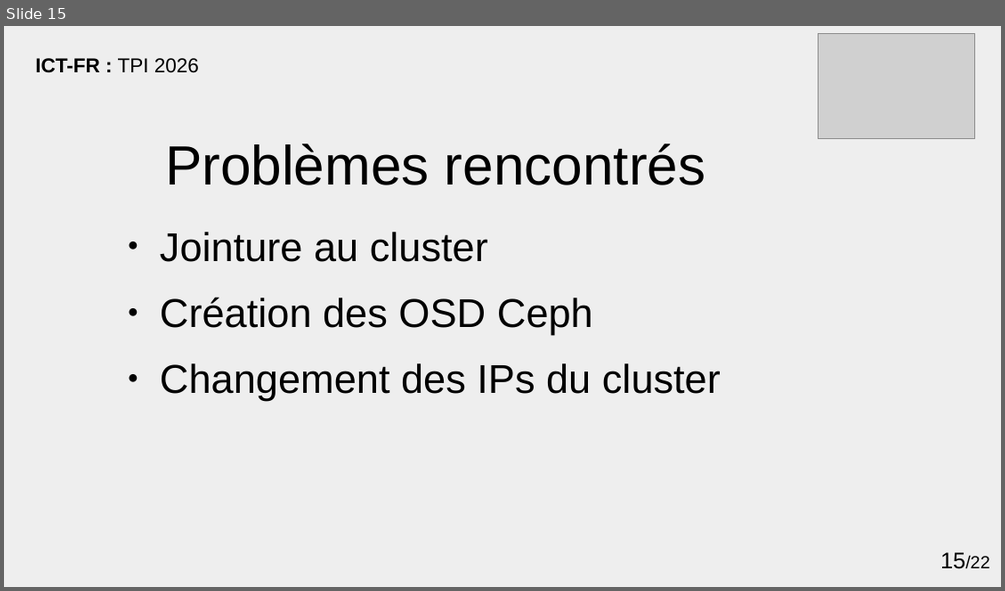
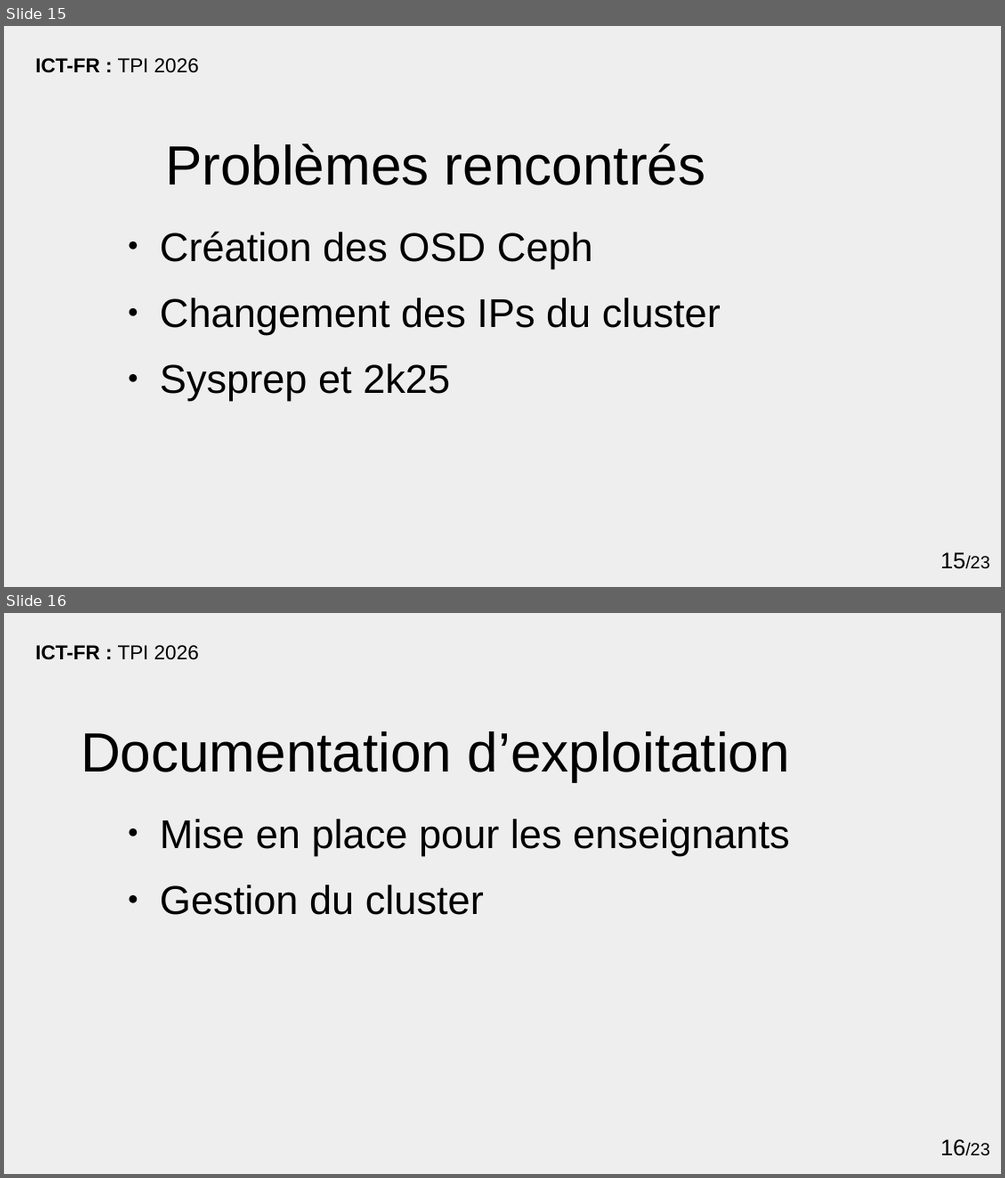
Before and after one commit to Lucielle-Voeffray/TPI-2026, a slide deck: defense/presentation.odp. Shown one above the other, each under a label of ours: slide 15 before the commit, slides 15 and 16 after it. The pictures are 1005x591 and 1005x1178 pixels, drawn with LibreOffice and Linux fonts; fonts in the diff are those of the drawing; grey boxes stand for pictures; background and template pictures are left out. Boxes give left, top, right and bottom in pixels: in the first picture for what was removed or moved away, otherwise in the second. Text is boxed around its words. In the diff, an @@ line names an element or a change of style, - is before the commit and + after.

```diff
--- a/defense/presentation.odp
+++ b/defense/presentation.odp
@@ slide 16 added at [4, 613, 1001, 1174], background #EEEEEE; not listed: 2 template elements that a slide beside it also shows @@
@@ title added at [81, 731, 790, 782], 44 pt, text #000000 @@
+Documentation d’exploitation
@@ text added at [160, 819, 790, 915], 32 pt, text #000000 @@
+● Mise en place pour les enseignants
+● Gestion du cluster
@@ slide 15 changed as well @@
@@ picture removed at [818, 34, 975, 139] @@
@@ text at [160, 232, 488, 262]: paragraph removed @@
-● Jointure au cluster
@@ text at [160, 363, 450, 400]: paragraph added @@
+● Sysprep et 2k25
@@ page number at [940, 552, 989, 569]: text changed @@
-15/22
+15/23
```
Also in this commit, not shown: 12 other slides changed, 9 other slides added, 9 slides removed, 1 other file.
